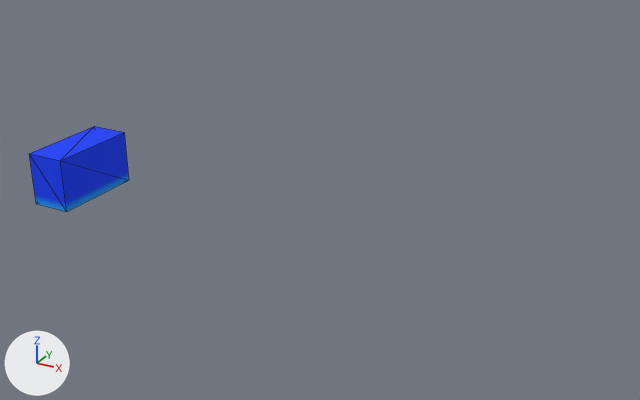
Two versions of the COLLADA model Assets/Models/pCubeShape1.dae, one commit apart.
Camera for both pictures: a 50 mm lens placed at (0.545, -0.572, 0.286), pointed at (0.245, -0.026, 0.013). Arrows for +X, +Y and +Z are at lower left; the lights stay in place. Mesh edges are drawn as thin lines.

Before the edit, the objects in view are built like this:
```python
mat_lambert1 = principled_material('lambert1')
mat_lambert1.texture = img_blockstandard_dds  # with its transparency
mat_lambert1.roughness = 0.9
me_pcubeshape1 = bpy.data.meshes.new('pCubeShape1')
me_pcubeshape1.from_pydata(...)  # a box spanning x -0.0171..0.0171, y -0.0389..0.0389, z -0.0224..0.0224
me_pcubeshape1.materials.append(mat_lambert1)  # picture img_blockstandard_dds
ob_pcube1 = bpy.data.objects.new('pCube1', me_pcubeshape1)
ob_pcube1.location = (0.0261, -0.0511, 0.0069)
```
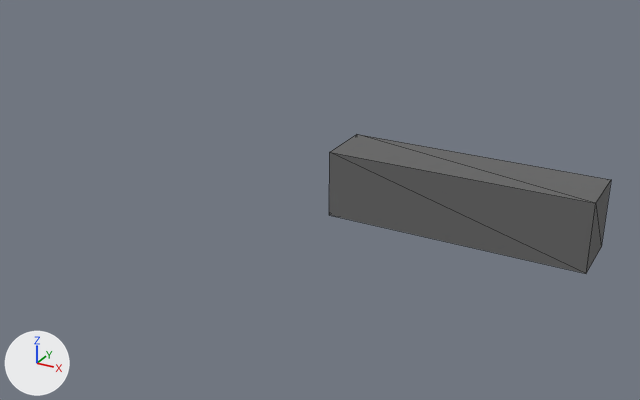
Location of each change, (x1, y1, x2, y2) in pixels of the pictures (640 x 400 px):
'pCube1', surface changed, mesh rescaled, moved (180% wider, 62% taller): before (29, 126, 129, 212); after (329, 134, 611, 274)

The change, as a diff of the scene's bpy script:
```diff
--- a/Assets/Models/pCubeShape1.dae.py
+++ b/Assets/Models/pCubeShape1.dae.py
@@ mat_lambert1 @@
 mat_lambert1 = principled_material('lambert1')
-mat_lambert1.texture = img_blockstandard_dds  # with its transparency
+mat_lambert1.base_color = (0.133, 0.133, 0.133)  # dark grey #666666
 mat_lambert1.roughness = 0.9
@@ me_pcubeshape1 @@
 me_pcubeshape1.from_pydata(...)  # 8 vertices, 12 faces; spans x -0.0171..0.0171, y -0.0389..0.0389, z -0.0224..0.0224
 # used by ob_pcube1; location = (0.0261, -0.0511, 0.0069)
+# me_pcubeshape1 part 1: the whole mesh is scaled about its middle by (5.76, 0.585, 1.16)
 me_pcubeshape1.materials.append(mat_lambert1)
@@ ob_pcube1 @@
 ob_pcube1 = bpy.data.objects.new('pCube1', me_pcubeshape1)
-ob_pcube1.location = (0.0261, -0.0511, 0.0069)
+ob_pcube1.location = (0.3491, 0.001, 0.0259)
```
